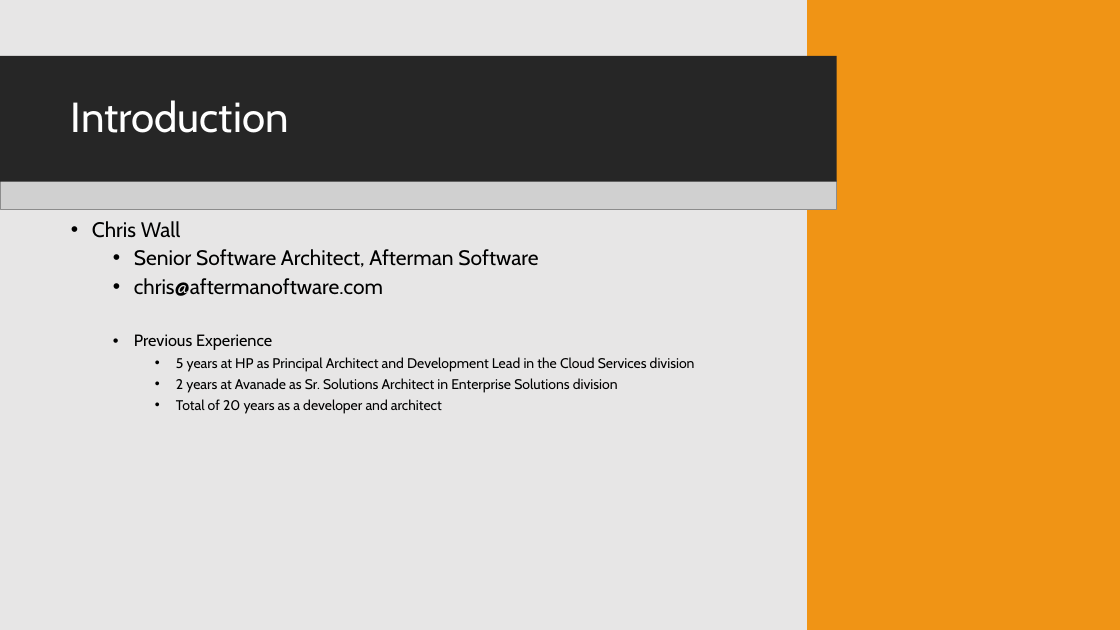
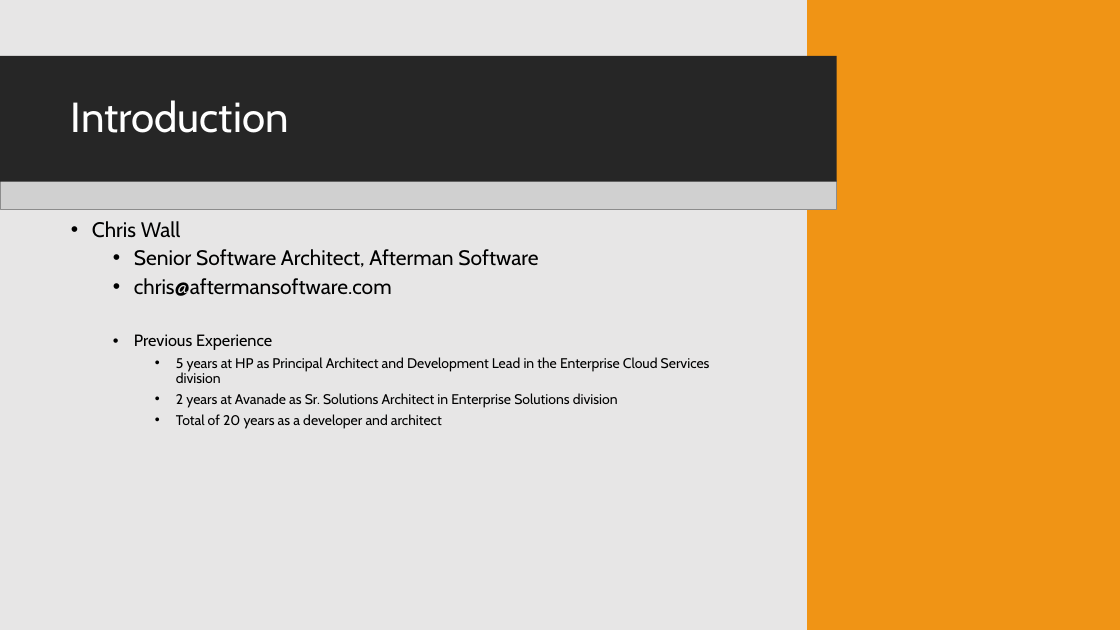
Before and after one commit to chris-wall/lets-overreact, a slide deck: slide 2 of lets-over-react.pptx. Drawn at 1120x630 pixels with LibreOffice and Linux fonts; fonts in the diff are those of the drawing; grey boxes stand for pictures; background and template pictures are left out. Boxes give left, top, right and bottom in pixels: in the first picture for what was removed or moved away, otherwise in the second. Text is boxed around its words. In the diff, an @@ line names an element or a change of style, - is before the commit and + after.

Commit message:
Presentation deck updated

```diff
--- a/lets-over-react.pptx
+++ b/lets-over-react.pptx
@@ text at [134,278,392,296]: text changed @@
-  • chris@aftermanoftware.com
+  • chris@aftermansoftware.com
@@ text at [176,357,710,383]: text changed @@
-    • 5 years at HP as Principal Architect and Development Lead in the Cloud Services division
+    • 5 years at HP as Principal Architect and Development Lead in the Enterprise Cloud Services division
```
Also in this commit, not shown: 4 other slides changed, 1 slide added.
